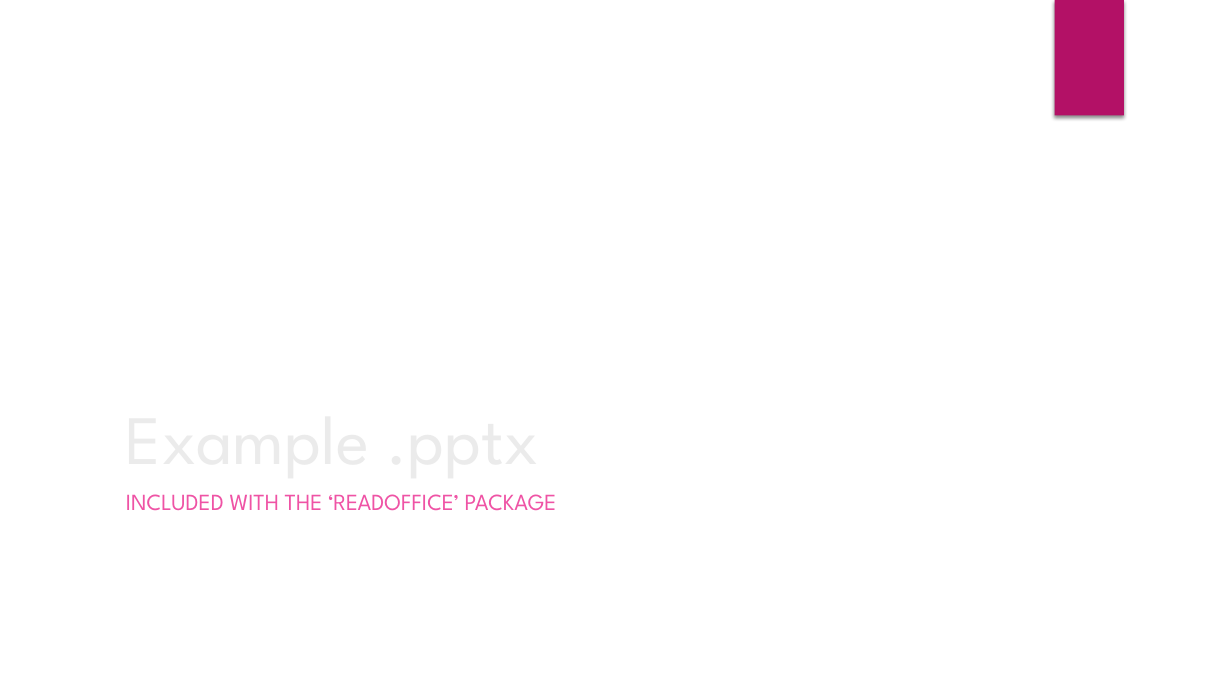
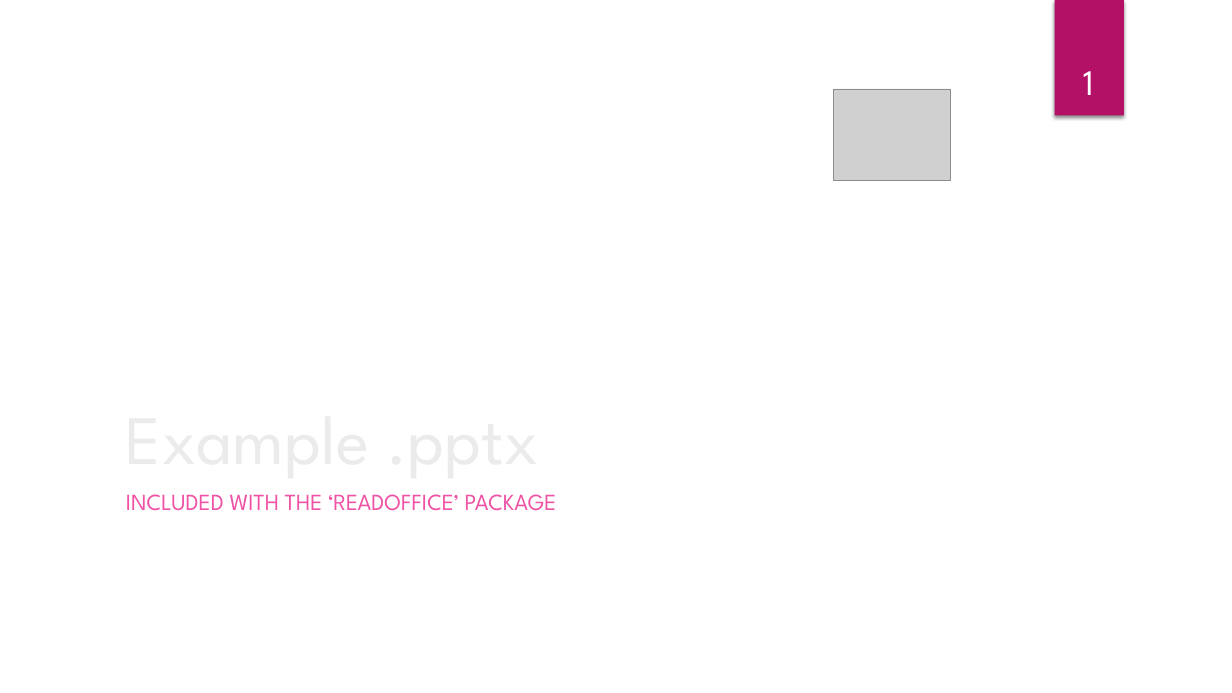
Before and after one commit to bmewing/readOffice, a slide deck: slide 1 of inst/extdata/example.pptx. Drawn at 1232x693 pixels with LibreOffice and Linux fonts; fonts in the diff are those of the drawing; grey boxes stand for pictures; background and template pictures are left out. Boxes give left, top, right and bottom in pixels: in the first picture for what was removed or moved away, otherwise in the second. Text is boxed around its words. In the diff, an @@ line names an element or a change of style, - is before the commit and + after.

Commit message:
Added testing, fleshed out example files

```diff
--- a/inst/extdata/example.pptx
+++ b/inst/extdata/example.pptx
@@ picture added at (x1=834, y1=89, x2=951, y2=180) @@
@@ page number added at (x1=1083, y1=71, x2=1094, y2=95), 28 pt, text #FFFFFF @@
+1
```
Also in this commit, not shown: 4 other slides changed, 10 other files.
